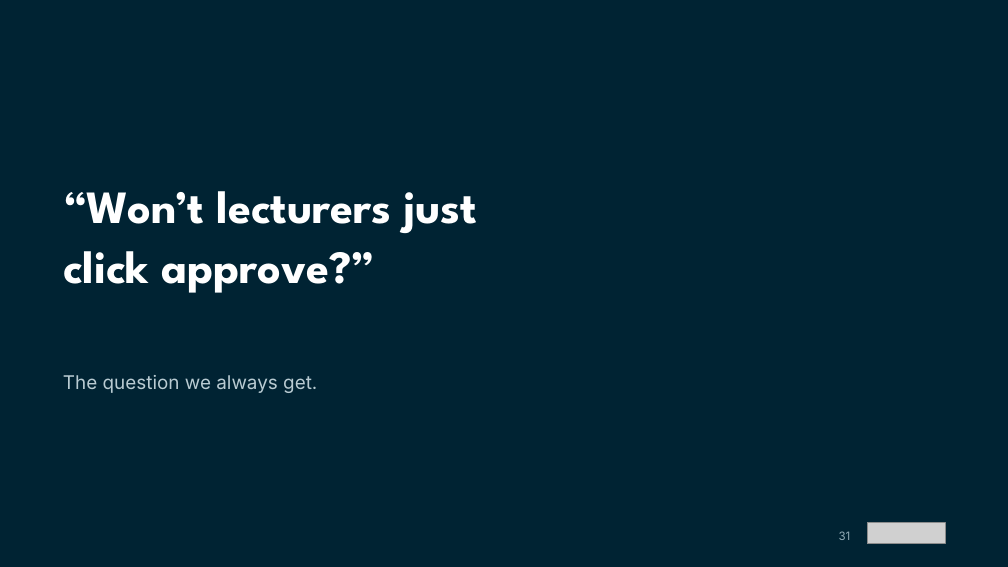
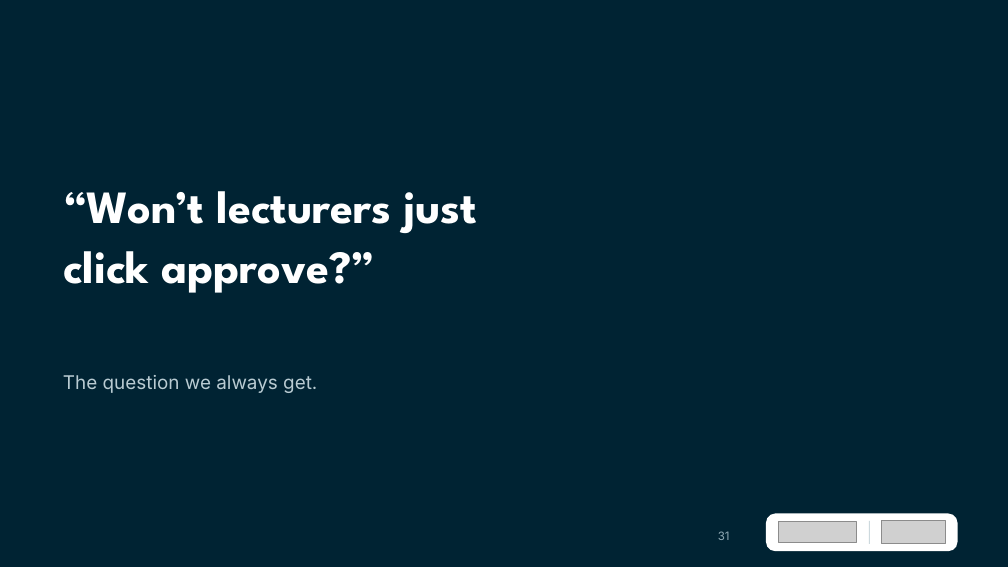
Before and after one commit to Dante-Eduface/Claude, a slide deck: slide 31 of GTM/Event manager/jisc-webinar/deck/jisc-webinar-bewerkbaar.pptx. Drawn at 1008x567 pixels with LibreOffice and Linux fonts; fonts in the diff are those of the drawing; grey boxes stand for pictures. Boxes give left, top, right and bottom in pixels: in the first picture for what was removed or moved away, otherwise in the second. Text is boxed around its words. In the diff, an @@ line names an element or a change of style, - is before the commit and + after.

```diff
--- a/GTM/Event manager/jisc-webinar/deck/jisc-webinar-bewerkbaar.pptx
+++ b/GTM/Event manager/jisc-webinar/deck/jisc-webinar-bewerkbaar.pptx
@@ text "31": place and size @@
-text "31" at [839,531,851,540]
+text "31" at [718,531,730,540]
@@ rounded rectangle added at [766,513,957,551], fill #FFFFFF @@
@@ picture added at [779,522,857,543] @@
@@ rectangle added at [869,521,870,544], fill #CDD9DE @@
@@ picture: place and size @@
-picture at [867,523,945,544]
+picture at [882,521,945,544]
```
Also in this commit, not shown: 36 other slides changed, 42 other files.
